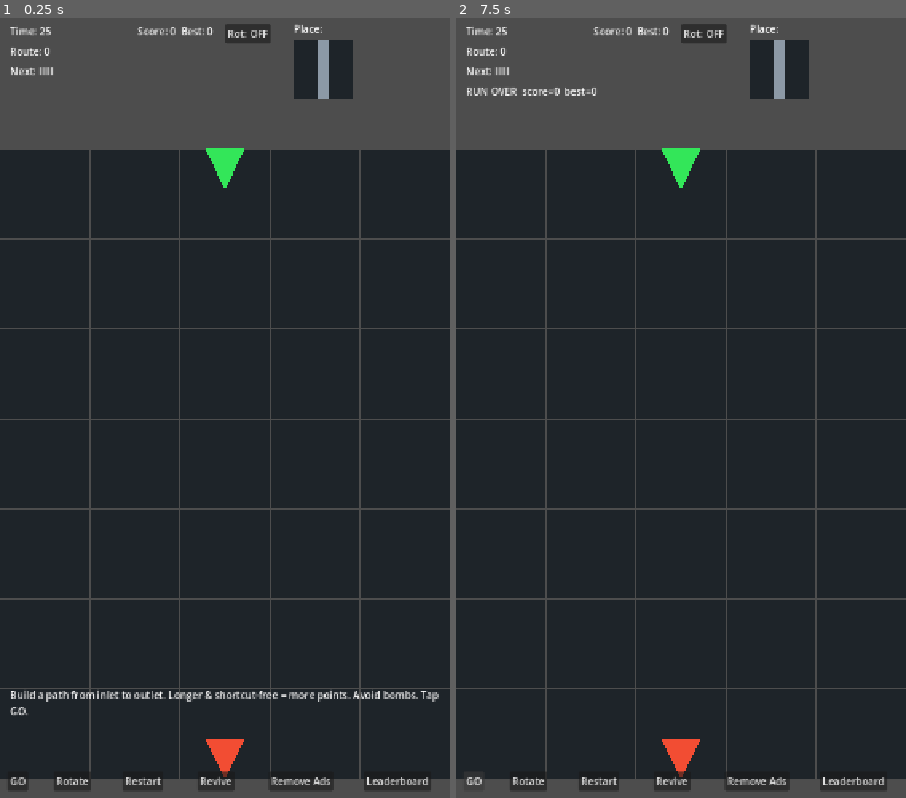
Above: before the commit, frames 1-2 (left to right).
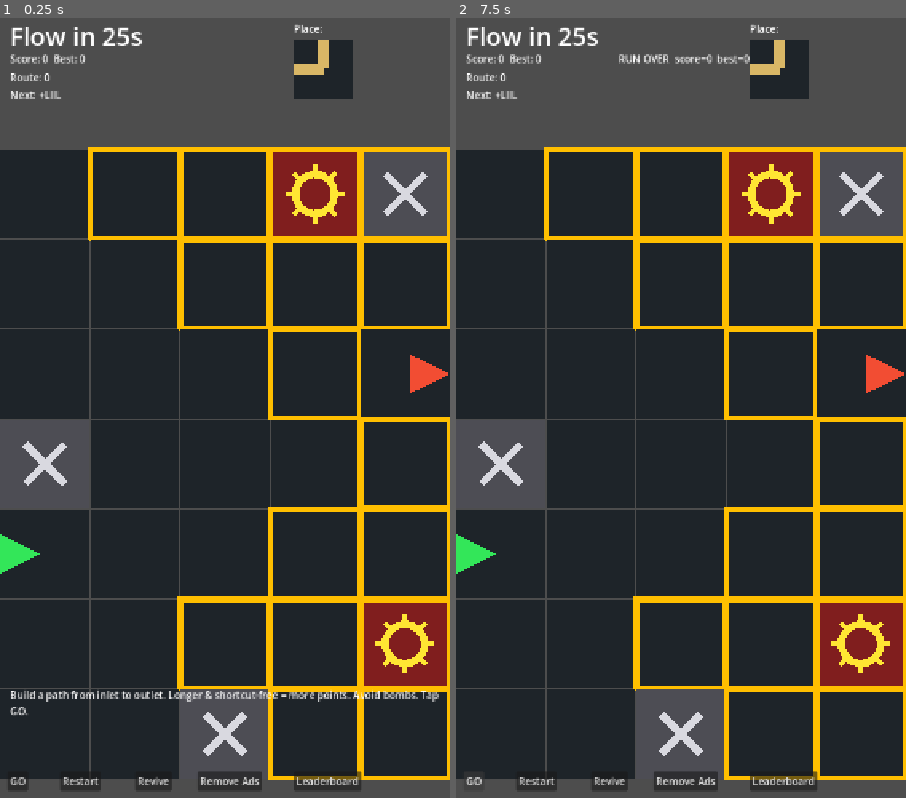
Above: after the commit, the same moments.

Repository: tokko/pipe-mania
Game: Godot game, scene res://scenes/main.tscn
The game is run twice, just before and just after one commit, with the same random seed, the same clock (stepped at 60 frames per second) and the same inputs.
Inputs (mouse positions are in pixels of both pictures, inside the frame that each line leads up to):
- Up to frame 1 (0.25 s): no input
- Up to frame 2 (7.5 s): click (703, 33) at 0.5 s, where only the run before the commit has a clickable "Rot: OFF"; click (703, 33) at 1.25 s, where only the run before the commit has a clickable "Rot: ON"; click "Restart" at 2 s; click (528, 782) at 2.75 s, where only the run before the commit has a clickable "Rotate"; click "Revive" at 3.5 s; click "Remove Ads" at 4.25 s; click "Leaderboard" at 5 s; click "Restart" at 5.75 s; click "Restart" at 6.5 s; click "GO" at 7.25 s

The runs differ from the first frame. In frame 1, 19% of the frame differs, in the area x 0-100%, y 0-99%; in frame 2, 19%.

Commit message:
feat(gameplay): deck-oriented placement, countdown freeze, harder boards
- Deck deals pre-oriented pieces; placement stamps the dealt orientation; dry
  pipes render brass. Manual rotation toggle/UI removed (classic Pipe Mania).
- One tap = one placement: handle only the mouse event (emulate_mouse_from_touch
  was firing touch + mouse and placing two deck pieces per tap).
- Flow countdown frozen until the first placement; large "Flow in Ns" label.
- Dropped the all-straight tutorial board; first run is procedural + onboarding banner.
- Recency decay in the piece queue so a type rarely repeats 3+ times running.
- More bombs + blocked tiles per board; board 0 now has hazards.
- Removed vibration/haptics. Pruned orphaned code (tutorial_board, fixed_rot,
  haptics settings) and updated tests.

Diff:
--- a/scripts/main.gd
+++ b/scripts/main.gd
@@ -28,8 +28,8 @@
 var _animator: FlowAnimator
 var _last_outcome := -1  # last resolved Outcome (for the headless gate / S3.3 display)
 var _last_score := 0
-var _current_rotation := 0  # player-chosen orientation; used only when Settings.rotation_enabled
 var _build_remaining := 0.0  # build-phase countdown (E3 wires GO at zero)
+var _clock_started := false  # countdown is frozen until the first placement (never time out before you begin)
 var _tutorial_active := false  # first-run onboarding banner showing (dismissed on first GO)
 
 
@@ -47,15 +47,13 @@
 	_mount_first_board()
 
 
-# Board 0 of a run: the onboarding tutorial board (+ banner) until tutorial_seen, else procedural
-# config(0). Shared by _start_game and _restart so the tutorial state and the screen never disagree.
+# Board 0 of a run: a normal procedural config(0) board, plus the first-run onboarding banner
+# (until tutorial_seen). Shared by _start_game and _restart so the banner state and the screen agree.
 func _mount_first_board() -> void:
 	_tutorial_active = not SaveStore.load_tutorial_seen()
+	_mount_board(_run.next_board())
 	if _tutorial_active:
-		_mount_board(_run.tutorial_board())
 		_hud.set_tutorial("Build a path from inlet to outlet. Longer & shortcut-free = more points. Avoid bombs. Tap GO.")
-	else:
-		_mount_board(_run.next_board())
 
 
 # The single teardown-safe board-mount path (used by _start_game, board-advance, restart).
@@ -75,7 +73,6 @@
 	_hud = HUD.new()
 	add_child(_hud)
 	_hud.bind(_bv)
-	_hud.rotate_pressed.connect(cycle_rotation)
 	_hud.go_pressed.connect(_start_flow)
 	_hud.restart_pressed.connect(_restart)
 	_hud.revive_pressed.connect(_on_revive)
@@ -83,12 +80,15 @@
 	_hud.leaderboard_pressed.connect(_on_leaderboard)
 	var c = Difficulty.config(_run.board_index)  # _mount_board is only ever called after _run is set
 	_build_remaining = float(c.build_seconds)
+	_clock_started = false  # don't tick until the player places their first pipe
 	_hud.set_countdown(c.build_seconds)
 	_hud.set_scores(_run.run_score, _run.high_score)
 
 
 func _process(delta: float) -> void:
-	if _build_remaining > 0.0:
+	# The flow countdown is frozen until the first pipe is placed, so a player examining a
+	# fresh board is never timed out before they start (the "tapping does nothing" trap).
+	if _clock_started and _build_remaining > 0.0:
 		_build_remaining -= delta
 		_hud.set_countdown(maxi(0, ceili(_build_remaining)))
 		if _build_remaining <= 0.0:
@@ -190,26 +190,16 @@
 
 
 # Controller: mutate the model (the view never does), then refresh or give invalid feedback.
+# The placed piece is oriented by the deck — there is no manual rotation (classic Pipe Mania).
 func place_at(x: int, y: int) -> bool:
-	if _gs.place(x, y, _effective_rotation()):
+	if _gs.place(x, y):
+		_clock_started = true  # the first placed pipe starts the flow countdown
 		_bv.notify_changed()
 		Audio.play("place")
 		return true
 	_bv.shake()
 	Audio.play("invalid")
-	if Settings.haptics_enabled:
-		Input.vibrate_handheld(40)
 	return false
-
-
-func _effective_rotation() -> int:
-	return _current_rotation if Settings.rotation_enabled else 0
-
-
-# Cycle the player-chosen orientation (only meaningful when rotation is enabled).
-# NB: NOT named rotate() — that collides with Node2D.rotate(float).
-func cycle_rotation() -> void:
-	_current_rotation = (_current_rotation + 1) & 3
 
 
 func _run_scripted() -> void:
@@ -265,7 +255,7 @@
 	bv3.notify_changed()  # state_changed -> HUD refresh
 	print("ROUTE_AFTER=", hud.route_value())
 
-	# --- S2.4: rotation toggle gates the placement rotation ---
+	# --- S2.4: the deck owns orientation — place() stamps the rolled rotation, no manual rotate ---
 	var b4 = Board.new(3, 3)
 	b4.set_inlet(Vector2i(0, 1), PT.W)
 	b4.set_outlet(Vector2i(2, 1), PT.E)
@@ -273,15 +263,10 @@
 	_bv = BoardView.new()
 	add_child(_bv)
 	_bv.setup(_gs, VIEW, MIN_CELL, 0)
-	_current_rotation = 1
-	Settings.rotation_enabled = false
-	place_at(0, 0)  # rotation off -> stored rot 0
-	print("ROT_OFF=", _gs.pipe_rot_at(0, 0))
-	Settings.rotation_enabled = true
-	place_at(1, 0)  # rotation on -> stored rot = _current_rotation
-	print("ROT_ON=", _gs.pipe_rot_at(1, 0))
-	print("AUDIO=", Settings.audio_enabled, " HAPTICS=", Settings.haptics_enabled)
-	Settings.rotation_enabled = false  # reset
+	var deck_rot := _gs.current_rot()  # what the deck dealt for the next piece
+	place_at(0, 0)
+	print("PLACE_ROT_FROM_DECK=", _gs.pipe_rot_at(0, 0) == deck_rot)
+	print("AUDIO=", Settings.audio_enabled)
 
 	# --- S2.5: real input path maps an absolute tap to the right cell, even with offset ---
 	var b5 = Board.new(3, 3)
@@ -301,6 +286,15 @@
 	ev.position = bv5.layout.cell_to_pixel(target.x, target.y) + Vector2(bv5.cell_size(), bv5.cell_size()) * 0.5
 	bv5._unhandled_input(ev)
 	print("TAP_CELL=", tapped[0])
+	# Control: the screen-touch twin of an emulated tap must be IGNORED (one finger = one place,
+	# not two — else the placed piece lands a deck slot past the preview).
+	var taps := [0]
+	bv5.cell_tapped.connect(func(_x: int, _y: int) -> void: taps[0] += 1)
+	var touch := InputEventScreenTouch.new()
+	touch.pressed = true
+	touch.position = ev.position
+	bv5._unhandled_input(touch)
+	print("TOUCH_IGNORED=", taps[0] == 0)
 
 	# --- S3.1: GO seam -> FLOW; placement disabled in FLOW; double-start guarded ---
 	var b6 = Board.new(3, 3)
@@ -327,6 +321,7 @@
 	_hud = HUD.new()
 	add_child(_hud)
 	_hud.bind(_bv)
+	_clock_started = true  # countdown only ticks once started (first placement); force it for this check
 	_build_remaining = 0.05
 	_process(0.1)  # crosses 0 -> _start_flow
 	print("PHASE_AFTER_EXPIRY=", _gs.phase)
--- a/scripts/model/difficulty.gd
+++ b/scripts/model/difficulty.gd
@@ -15,8 +15,8 @@
 		"build_seconds": maxi(8, 25 - n),
 		"grid_w": gw,
 		"grid_h": gh,
-		"bombs": mini(area / 8, n / 3),
-		"blocked": mini(area / 6, 1 + n / 2),
+		"bombs": mini(area / 6, 2 + n / 2),
+		"blocked": mini(area / 4, 3 + n / 2),
 		"weights": {
 			PT.Piece.STRAIGHT: maxi(25, 45 - n),
 			PT.Piece.BEND: 40,
--- a/scripts/model/game_state.gd
+++ b/scripts/model/game_state.gd
@@ -242,6 +242,11 @@
 	return queue.current()
 
 
+## The orientation the deck rolled for the current piece (drives the HUD preview).
+func current_rot() -> int:
+	return queue.current_rot()
+
+
 func preview(n: int) -> Array:
 	return queue.preview(n)
 
@@ -264,10 +269,10 @@
 	_wet[y * board.width + x] = 1
 
 
-## Place the current (forced) piece at (x,y) with rotation. Returns true on success.
-## Rejected outside BUILD, off an OPEN cell, or onto already-wet pipe. Dry pipe may
-## be freely overwritten.
-func place(x: int, y: int, rotation: int = 0) -> bool:
+## Place the current (forced) piece at (x,y), oriented as the deck dealt it (no manual
+## rotation — classic Pipe Mania). Returns true on success. Rejected outside BUILD, off
+## an OPEN cell, or onto already-wet pipe. Dry pipe may be freely overwritten.
+func place(x: int, y: int) -> bool:
 	if phase != Phase.BUILD:
 		return false
 	if not board.in_bounds(x, y):
@@ -278,6 +283,6 @@
 	if _wet[idx] != 0:
 		return false
 	_ptype[idx] = queue.current()
-	_prot[idx] = rotation & 3
+	_prot[idx] = queue.current_rot()
 	queue.advance()
 	return true
--- a/scripts/model/piece_queue.gd
+++ b/scripts/model/piece_queue.gd
@@ -1,13 +1,21 @@
 extends RefCounted
-## Seeded, forced piece queue. The player cannot pick or skip — only the current
-## piece (and a preview of upcoming pieces) is exposed; advance() consumes it.
-## Infinite: pieces are rolled on demand from weighted types. No Node deps.
+## Seeded, forced piece queue. The player cannot pick, skip, OR rotate — the deck
+## hands out each piece pre-oriented (classic Pipe Mania); only the current piece
+## (and a preview of upcoming types) is exposed; advance() consumes it. Infinite:
+## pieces are rolled on demand from weighted types. No Node deps.
 
 const PT = preload("res://scripts/model/pipe_types.gd")
 
+# A recently-dealt TYPE is temporarily less likely, so the same piece rarely shows up
+# three-plus times running. Light touch: each appearance in the last _RECENCY_WINDOW rolls
+# scales that type's weight by _RECENCY_DECAY — a variety nudge, not forced alternation.
+const _RECENCY_WINDOW := 2
+const _RECENCY_DECAY := 0.5
+
 var _rng: RandomNumberGenerator
 var _weights: Dictionary
-var _buffer: Array  # upcoming piece types; _buffer[0] is current
+var _recent: Array  # last few rolled types (newest last), for the recency decay
+var _buffer: Array  # upcoming Vector2i(type, rot); _buffer[0] is current
 
 
 func _init(seed_: int, weights: Dictionary = {}) -> void:
@@ -16,18 +24,29 @@
 	_weights = weights if not weights.is_empty() else {
 		PT.Piece.STRAIGHT: 40, PT.Piece.BEND: 40, PT.Piece.CROSS: 20,
 	}
+	_recent = []
 	_buffer = []
 
 
 func current() -> int:
 	_ensure(1)
-	return _buffer[0]
+	return _buffer[0].x
 
 
-## The next n upcoming pieces (after current).
+## The orientation the deck rolled for the current piece — placement stamps this
+## (the player never rotates; the deck owns orientation).
+func current_rot() -> int:
+	_ensure(1)
+	return _buffer[0].y
+
+
+## The next n upcoming piece TYPES (after current), for the HUD preview glyphs.
 func preview(n: int) -> Array:
 	_ensure(n + 1)
-	return _buffer.slice(1, n + 1)
+	var out: Array = []
+	for v in _buffer.slice(1, n + 1):
+		out.append(v.x)
+	return out
 
 
 func advance() -> void:
@@ -40,14 +59,23 @@
 		_buffer.append(_roll())
 
 
-func _roll() -> int:
-	var total := 0
-	for w in _weights.values():
+func _roll() -> Vector2i:
+	var weighted := {}
+	var total := 0.0
+	for p in _weights:
+		var w: float = _weights[p] * pow(_RECENCY_DECAY, _recent.count(p))  # decay recent types
+		weighted[p] = w
 		total += w
-	var r := _rng.randi_range(1, total)
-	var acc := 0
-	for piece in _weights:
-		acc += _weights[piece]
+	var r := _rng.randf() * total
+	var acc := 0.0
+	var piece: int = PT.Piece.STRAIGHT
+	for p in weighted:
+		acc += weighted[p]
 		if r <= acc:
-			return piece
-	return PT.Piece.STRAIGHT
+			piece = p
+			break
+	_recent.append(piece)
+	if _recent.size() > _RECENCY_WINDOW:
+		_recent.pop_front()
+	var rot := _rng.randi_range(0, 3)
+	return Vector2i(piece, rot)
--- a/scripts/model/run.gd
+++ b/scripts/model/run.gd
@@ -5,10 +5,8 @@
 
 const Difficulty = preload("res://scripts/model/difficulty.gd")
 const BoardGen = preload("res://scripts/model/board_gen.gd")
-const Board = preload("res://scripts/model/board.gd")
 const GameState = preload("res://scripts/model/game_state.gd")
 const PieceQueue = preload("res://scripts/model/piece_queue.gd")
-const PT = preload("res://scripts/model/pipe_types.gd")
 
 var run_seed: int
 var board_index: int = 0
@@ -47,16 +45,3 @@
 	board_index = 0
 	run_score = 0
 	over = false
-
-
-## The first-run onboarding board: a deterministic, trivially-completable full-width board
-## (5x7 = config(0) dims, so it fills the screen like a real board) with inlet top-middle /
-## outlet bottom-middle and an all-straight forced queue. The solution is a VERTICAL corridor
-## down the middle column — rot-0 straights (N|S) connect WITHOUT rotation (off by default).
-## Used as board 0 only until tutorial_seen.
-func tutorial_board() -> GameState:
-	var b = Board.new(5, 7)
-	b.set_inlet(Vector2i(2, 0), PT.N)
-	b.set_outlet(Vector2i(2, 6), PT.S)
-	var q = PieceQueue.new(0, {PT.Piece.STRAIGHT: 1})  # all straights
-	return GameState.new(b, q)
--- a/scripts/settings.gd
+++ b/scripts/settings.gd
@@ -1,20 +1,9 @@
 extends Node
 ## Global game settings (autoload). In-memory for now; E4's SaveStore will persist them.
-## rotation_enabled is the opt-in "easier mode" toggle chosen in-run (default off = classic
-## fixed-orientation placement).
+## No rotation toggle — the deck hands out pre-oriented pieces (classic Pipe Mania).
 
-var rotation_enabled := false
 var audio_enabled := true
-var haptics_enabled := true
-
-
-func toggle_rotation() -> void:
-	rotation_enabled = not rotation_enabled
 
 
 func toggle_audio() -> void:
 	audio_enabled = not audio_enabled
-
-
-func toggle_haptics() -> void:
-	haptics_enabled = not haptics_enabled
--- a/scripts/view/board_view.gd
+++ b/scripts/view/board_view.gd
@@ -61,16 +61,14 @@
 
 
 # Tap -> board cell -> cell_tapped signal (the controller, Main, does the actual place()).
+# Handle ONLY the mouse-button press: emulate_mouse_from_touch (on by default, and what the HUD
+# Buttons rely on) turns each finger tap into exactly one emulated mouse event, so handling touch
+# AND mouse would fire twice per tap — placing two deck pieces and landing the one AFTER the preview.
 func _unhandled_input(event: InputEvent) -> void:
-	var pos := Vector2.ZERO
-	if event is InputEventScreenTouch and event.pressed:
-		pos = event.position
-	elif event is InputEventMouseButton and event.pressed and event.button_index == MOUSE_BUTTON_LEFT:
-		pos = event.position
-	else:
+	if not (event is InputEventMouseButton and event.pressed and event.button_index == MOUSE_BUTTON_LEFT):
 		return
 	# Absolute viewport pos vs absolute layout.origin — robust to BoardView offset (shake).
-	var cell: Vector2i = layout.pixel_to_cell(pos)
+	var cell: Vector2i = layout.pixel_to_cell(event.position)
 	if gs.board.in_bounds(cell.x, cell.y):
 		_flash(cell.x, cell.y)  # touch-down highlight
 		cell_tapped.emit(cell.x, cell.y)
--- a/scripts/view/hud.gd
+++ b/scripts/view/hud.gd
@@ -2,7 +2,6 @@
 ## Build-phase HUD: countdown, next-5 preview, live route-length readout. Observes the
 ## model via BoardView.state_changed (re-reads on change; never polls the model per frame).
 
-signal rotate_pressed
 signal go_pressed
 signal restart_pressed
 signal revive_pressed
@@ -24,15 +23,16 @@
 var _score_label: Label
 var _tutorial_label: Label
 var _current_tile: Tile  # visible preview of the piece you're about to place
-var _settings_btn: Button
 
 
 func _ready() -> void:
-	_countdown_label = _mk_label(Vector2(16, 16))
-	_route_label = _mk_label(Vector2(16, 48))
-	_preview_label = _mk_label(Vector2(16, 80))
-	_outcome_label = _mk_label(Vector2(16, 112))
-	_score_label = _mk_label(Vector2(220, 16))
+	# Flow countdown is the hero of the build phase — large and top-left so it never gets lost.
+	_countdown_label = _mk_label(Vector2(16, 8))
+	_countdown_label.add_theme_font_size_override("font_size", 40)
+	_score_label = _mk_label(Vector2(16, 60))
+	_route_label = _mk_label(Vector2(16, 90))
+	_preview_label = _mk_label(Vector2(16, 118))
+	_outcome_label = _mk_label(Vector2(260, 60))
 	# Onboarding banner: bottom area, word-wrapped so it never runs off-screen.
 	_tutorial_label = _mk_label(Vector2(16, 1078))
 	_tutorial_label.autowrap_mode = TextServer.AUTOWRAP_WORD
@@ -43,19 +43,13 @@
 	_current_tile.size = 96
 	_current_tile.position = Vector2(470, 40)
 	add_child(_current_tile)
-	_settings_btn = Button.new()
-	_settings_btn.text = "Rot: OFF"
-	_settings_btn.position = Vector2(360, 16)
-	_settings_btn.pressed.connect(_on_settings)
-	add_child(_settings_btn)
 	# Action buttons in a BOTTOM bar (below the board) so they never cover the grid or its ports.
 	var by := 1212
 	_mk_btn("GO", Vector2(12, by), func() -> void: go_pressed.emit())
-	_mk_btn("Rotate", Vector2(86, by), func() -> void: rotate_pressed.emit())
-	_mk_btn("Restart", Vector2(196, by), func() -> void: restart_pressed.emit())
-	_mk_btn("Revive", Vector2(316, by), func() -> void: revive_pressed.emit())
-	_mk_btn("Remove Ads", Vector2(430, by), func() -> void: remove_ads_pressed.emit())
-	_mk_btn("Leaderboard", Vector2(582, by), func() -> void: leaderboard_pressed.emit())
+	_mk_btn("Restart", Vector2(96, by), func() -> void: restart_pressed.emit())
+	_mk_btn("Revive", Vector2(216, by), func() -> void: revive_pressed.emit())
+	_mk_btn("Remove Ads", Vector2(316, by), func() -> void: remove_ads_pressed.emit())
+	_mk_btn("Leaderboard", Vector2(470, by), func() -> void: leaderboard_pressed.emit())
 
 
 func _mk_btn(text: String, pos: Vector2, cb: Callable) -> void:
@@ -64,11 +58,6 @@
 	b.position = pos
 	b.pressed.connect(cb)
 	add_child(b)
-
-
-func _on_settings() -> void:
-	Settings.toggle_rotation()
-	_settings_btn.text = "Rot: " + ("ON" if Settings.rotation_enabled else "OFF")
 
 
 func _mk_label(pos: Vector2) -> Label:
@@ -98,11 +87,11 @@
 	for p in _preview:
 		glyphs += String(_PIECE_NAME.get(p, "?"))
 	_preview_label.text = "Next: " + glyphs
-	_current_tile.refresh(PT.Cell.OPEN, gs.current_piece(), 0, false, false)  # what you place next
+	_current_tile.refresh(PT.Cell.OPEN, gs.current_piece(), gs.current_rot(), false, false)  # what you place next
 
 
 func set_countdown(secs: int) -> void:
-	_countdown_label.text = "Time: %d" % secs
+	_countdown_label.text = "Flow in %ds" % secs
 
 
 func set_outcome(text: String) -> void:
--- a/scripts/view/tile.gd
+++ b/scripts/view/tile.gd
@@ -57,7 +57,8 @@
 		draw_rect(rect, Color(1.0, 0.75, 0.0), false, maxf(2.0, size * 0.06))
 	_draw_marker(rect)
 	if piece != PT.Piece.NONE:
-		var col := Color(0.20, 0.55, 0.90) if wet else Color(0.55, 0.60, 0.65)
+		# Dry pipe = warm brass (clearly a pipe, not the pale touch-highlight); wet = water blue.
+		var col := Color(0.20, 0.55, 0.90) if wet else Color(0.85, 0.72, 0.40)
 		var c := Vector2(size, size) * 0.5
 		var w := maxf(3.0, size * 0.18)
 		for ch in CG.channels_for(piece, rot):
--- a/test/unit/test_difficulty.gd
+++ b/test/unit/test_difficulty.gd
@@ -20,15 +20,15 @@
 
 
 func test_table_n0() -> void:
-	_assert_row(0, 25, 5, 7, 0, 1, 45, 15)
+	_assert_row(0, 25, 5, 7, 2, 3, 45, 15)
 
 
 func test_table_n5() -> void:
-	_assert_row(5, 20, 6, 9, 1, 3, 40, 20)
+	_assert_row(5, 20, 6, 9, 4, 5, 40, 20)
 
 
 func test_table_n15() -> void:
-	_assert_row(15, 10, 9, 13, 5, 8, 30, 30)
+	_assert_row(15, 10, 9, 13, 9, 10, 30, 30)
 
 
 func test_build_seconds_monotonic_nonincreasing() -> void:
--- a/test/unit/test_piece_model.gd
+++ b/test/unit/test_piece_model.gd
@@ -51,3 +51,30 @@
 	assert_eq(prev.size(), 5, "preview returns n upcoming pieces")
 	q.advance()
 	assert_eq(q.current(), prev[0], "preview[0] becomes current after one advance")
+
+
+func test_deck_rolls_varied_orientations() -> void:  # the deck owns rotation (classic Pipe Mania)
+	var q = PieceQueue.new(7)
+	var seen := {}
+	for i in 24:
+		seen[q.current_rot()] = true
+		q.advance()
+	assert_gt(seen.size(), 1, "deck deals more than one orientation across pieces")
+
+
+func test_recency_decay_reduces_repeats() -> void:  # variety nudge: no 3-straights-in-a-row spam
+	var q = PieceQueue.new(99)
+	var prev := -1
+	var straight_prev := 0
+	var straight_then_straight := 0
+	for i in 4000:
+		var c = q.current()
+		if prev == PT.Piece.STRAIGHT:
+			straight_prev += 1
+			if c == PT.Piece.STRAIGHT:
+				straight_then_straight += 1
+		prev = c
+		q.advance()
+	var repeat_rate := float(straight_then_straight) / maxi(1, straight_prev)
+	# Raw weight (40/100) would repeat ~0.40 of the time; the recency decay pulls it well below.
+	assert_lt(repeat_rate, 0.35, "a just-dealt type repeats less often than its raw weight implies")
--- a/test/unit/test_placement.gd
+++ b/test/unit/test_placement.gd
@@ -15,16 +15,17 @@
 func test_place_current_at_open_cell() -> void:
 	var gs = _gs()
 	var expected = gs.current_piece()
-	assert_true(gs.place(2, 2, 0), "placement on an open cell succeeds")
+	var expected_rot = gs.current_rot()
+	assert_true(gs.place(2, 2), "placement on an open cell succeeds")
 	assert_eq(gs.pipe_at(2, 2), expected, "placed piece is the forced current")
-	assert_eq(gs.pipe_rot_at(2, 2), 0)
+	assert_eq(gs.pipe_rot_at(2, 2), expected_rot, "placed rotation is the deck's dealt orientation")
 
 
 func test_place_advances_queue() -> void:
 	var gs = _gs()
-	gs.place(0, 0, 0)
+	gs.place(0, 0)
 	var second = gs.current_piece()
-	gs.place(0, 1, 0)
+	gs.place(0, 1)
 	assert_eq(gs.pipe_at(0, 1), second, "second placement uses the advanced current")
 
 
@@ -32,7 +33,7 @@
 	var b = Board.new(3, 3)
 	b.set_cell(1, 1, PT.Cell.BLOCKED)
 	var gs = GameState.new(b, PieceQueue.new(1))
-	assert_false(gs.place(1, 1, 0), "cannot place on a blocked cell")
+	assert_false(gs.place(1, 1), "cannot place on a blocked cell")
 	assert_eq(gs.pipe_at(1, 1), PT.Piece.NONE)
 
 
@@ -40,23 +41,23 @@
 	var b = Board.new(3, 3)
 	b.set_cell(1, 1, PT.Cell.BOMB)
 	var gs = GameState.new(b, PieceQueue.new(1))
-	assert_false(gs.place(1, 1, 0), "cannot place on a bomb cell")
+	assert_false(gs.place(1, 1), "cannot place on a bomb cell")
 
 
 func test_place_rejected_in_flow_phase() -> void:
 	var gs = _gs()
 	gs.go()
-	assert_false(gs.place(2, 2, 0), "no placement during FLOW")
+	assert_false(gs.place(2, 2), "no placement during FLOW")
 
 
 func test_dry_overwrite_allowed() -> void:
 	var gs = _gs()
-	assert_true(gs.place(2, 2, 0))
-	assert_true(gs.place(2, 2, 1), "overwriting a DRY pipe is allowed")
+	assert_true(gs.place(2, 2))
+	assert_true(gs.place(2, 2), "overwriting a DRY pipe is allowed")
 
 
 func test_wet_overwrite_rejected() -> void:  # control
 	var gs = _gs()
-	assert_true(gs.place(2, 2, 0))
+	assert_true(gs.place(2, 2))
 	gs.mark_wet(2, 2)
-	assert_false(gs.place(2, 2, 1), "cannot overwrite a WET pipe")
+	assert_false(gs.place(2, 2), "cannot overwrite a WET pipe")
--- a/test/unit/test_run.gd
+++ b/test/unit/test_run.gd
@@ -49,29 +49,6 @@
 	assert_false(r.over, "restart clears the over flag")
 
 
-func test_tutorial_board_deterministic() -> void:  # E5.1
-	var a = Run.new(0).tutorial_board()
-	var b = Run.new(0).tutorial_board()
-	assert_eq(a.board.width, b.board.width, "same tutorial board dims")
-	assert_eq(a.board.height, b.board.height)
-	assert_eq(a.preview(3), b.preview(3), "same forced queue (deterministic)")
-
-
-func test_tutorial_board_completable() -> void:  # E5.1 — FX_TUTORIAL completable (no rotation)
-	var gs = Run.new(0).tutorial_board()  # 5x7, inlet (2,0) / outlet (2,6); corridor = column 2
-	for y in 7:
-		gs.place(2, y, 0)  # rot-0 straight = N|S; fills the middle column without rotation
-	gs.go()
-	assert_eq(gs.resolve(), GameState.Outcome.CLEARED, "filled tutorial corridor clears")
-
-
-func test_tutorial_incomplete_does_not_clear() -> void:  # E5.1 control
-	var gs = Run.new(0).tutorial_board()
-	gs.place(2, 0, 0)  # only the inlet cell -> opens onto empty -> leak
-	gs.go()
-	assert_ne(gs.resolve(), GameState.Outcome.CLEARED, "an incomplete corridor does not clear")
-
-
 func test_next_board_escalates_grid_with_index() -> void:
 	var r = Run.new(42)
 	var early = r.next_board()  # index 0
Not shown, added: scripts/audio_cues.gd.uid
Not shown, added: scripts/model/run.gd.uid
Not shown, added: scripts/save_store.gd.uid
Not shown, added: scripts/services.gd.uid
Not shown, added: scripts/view/flow_animator.gd.uid
Not shown, added: test/unit/test_juice.gd.uid
Not shown, added: test/unit/test_run.gd.uid
Not shown, added: test/unit/test_save_store.gd.uid
Not shown, added: test/unit/test_services.gd.uid
